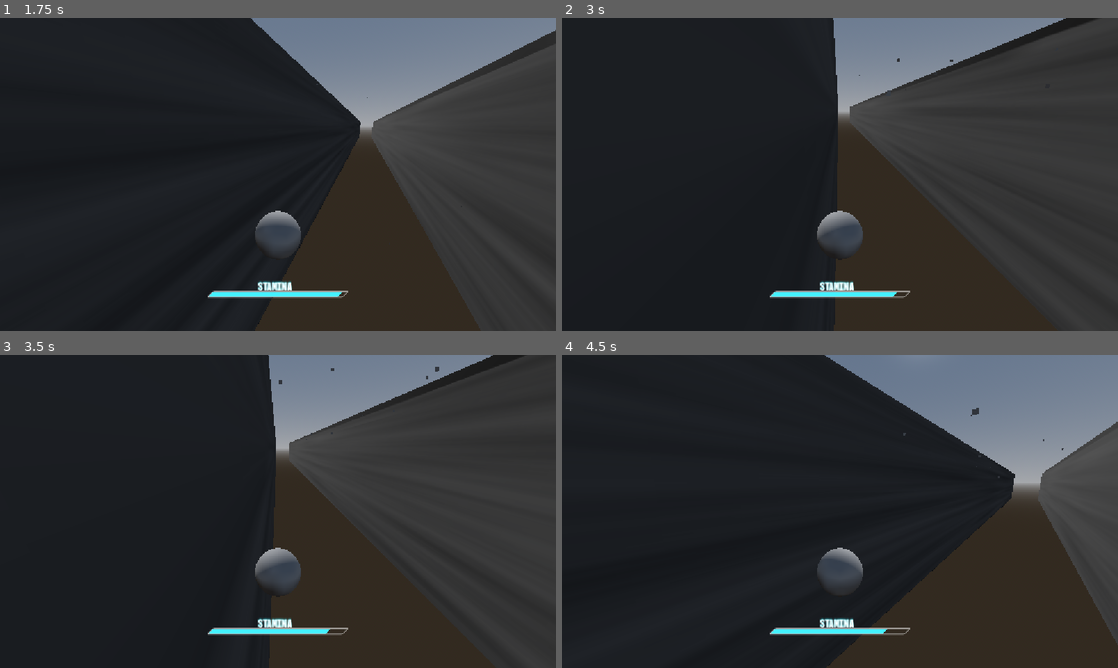
Above: before the commit, frames 1-4 (two rows, left to right).
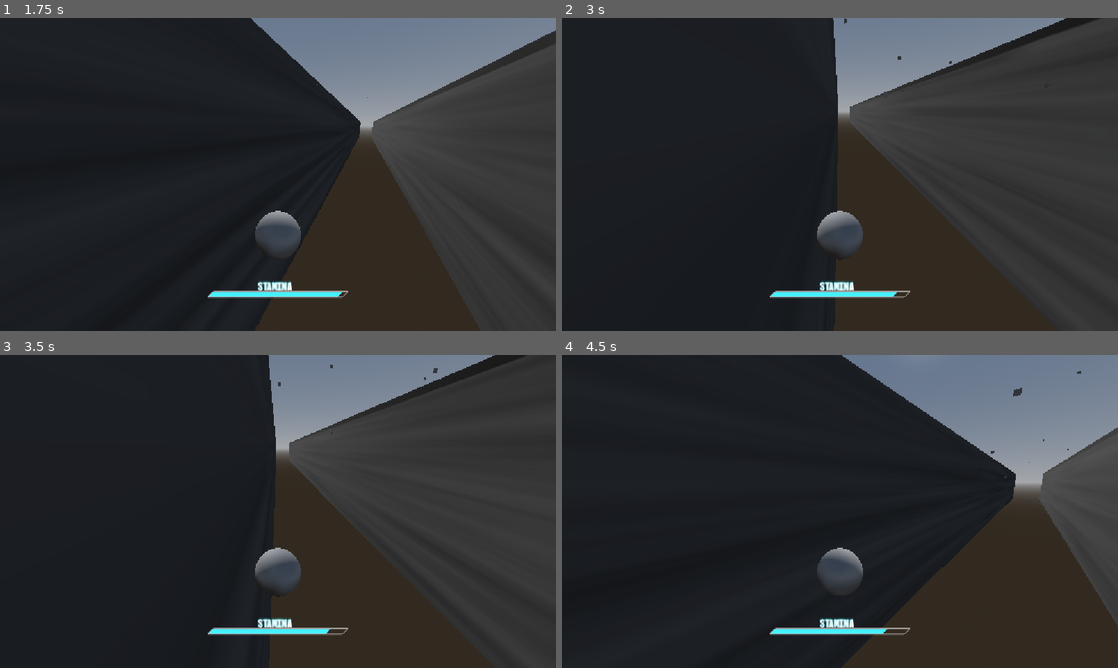
Above: after the commit, the same moments.

Repository: PortalGolem/havenIE2026GameJam
Game: Godot game, scene res://Scenes/Main.tscn
Same seed, same stepped clock (60 frames per second), same inputs: the game is played once before the commit and once after it.
Inputs (mouse positions are in pixels of both pictures, inside the frame that each line leads up to):
- Up to frame 1 (1.75 s): move the mouse to (305, 174) at 0.52 s; press the mouse at (305, 174) at 0.53 s; hold W (Forward) from 0.53 s (still down); tap Space (Jump) at 0.77, 1.52 s; move the mouse to (250, 174) at 1.27 s; release the mouse at (250, 174) at 1.28 s; tap Shift (Dash) at 1.35 s
- Up to frame 2 (3 s): keep holding W (Forward); move the mouse to (851, 168) at 2.02 s; press the mouse at (851, 168) at 2.03 s; move the mouse to (834, 180) at 2.77 s; release the mouse at (834, 180) at 2.78 s; tap Shift (Dash) at 2.85 s
- Up to frame 3 (3.5 s): keep holding W (Forward); tap Space (Jump) at 3.02 s
- Up to frame 4 (4.5 s): keep holding W (Forward); move the mouse to (878, 514) at 3.52 s; press the mouse at (878, 514) at 3.53 s; tap Space (Jump) at 3.77 s; move the mouse to (795, 508) at 4.27 s; release the mouse at (795, 508) at 4.28 s; tap Shift (Dash) at 4.35 s

Frame 1 is identical in both runs. In frame 2, less than 0.1% of the frame differs, in the area x 50-91%, y 0-26%; in frame 3, less than 0.1%; in frame 4, 2.0%, in the area x 47-100%, y 0-100%.

Commit message:
Update Main.tscn

Diff:
--- a/Scenes/Main.tscn
+++ b/Scenes/Main.tscn
@@ -85,9 +85,9 @@
 mouseSensitivity = 0.01
 groundSpeed = 50.0
 airSpeed = 12.0
-airDrag = 5.0
+airDrag = 7.0
 airGravity = 5.0
-wallDrag = 5.0
+wallDrag = 7.0
 wallGravity = 5.0
 wallDistance = 1.0
 DashSpeed = 100.0
